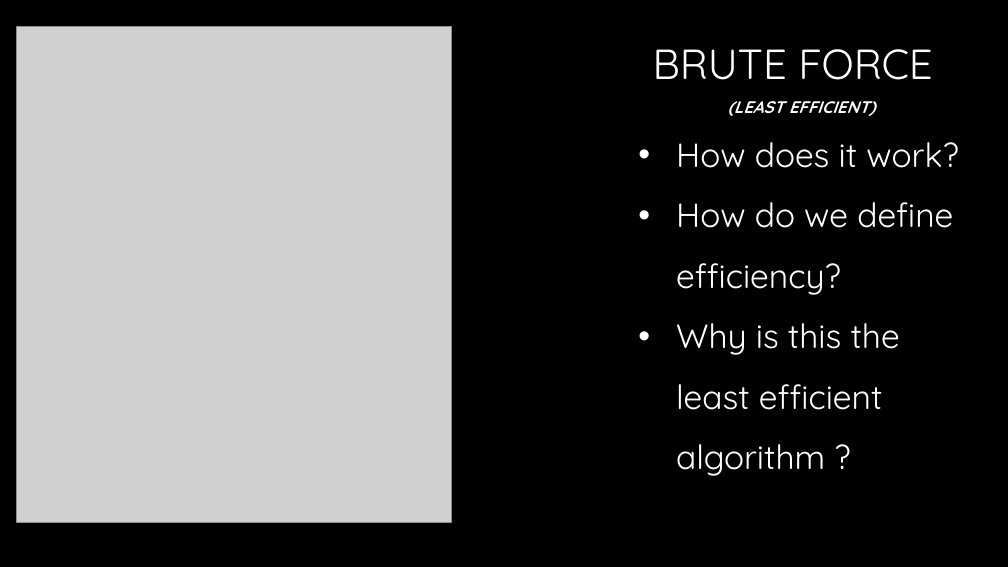
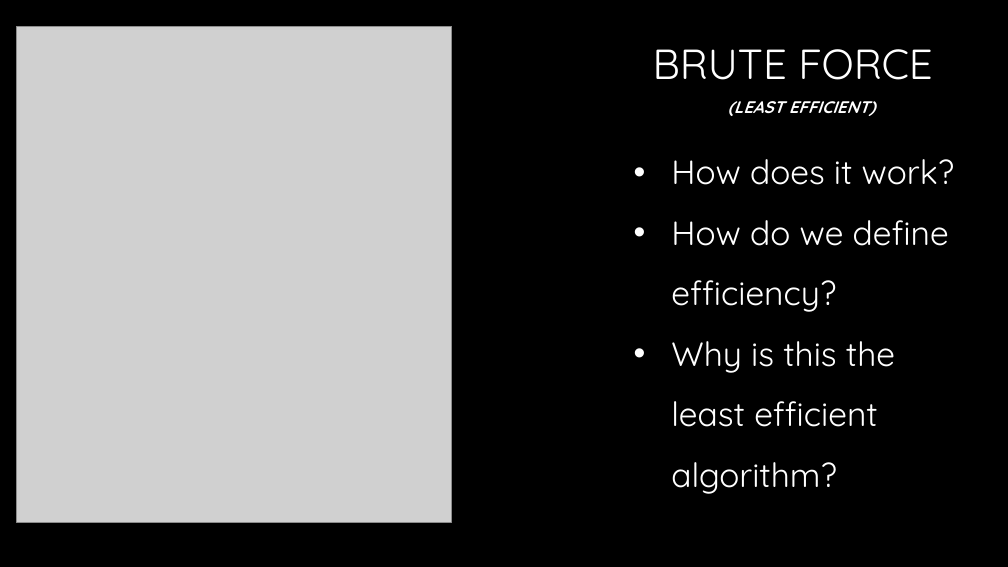
Before and after one commit to Hookz/pentominoes, a slide deck: slide 5 of Pentominoes.pptx. Drawn at 1008x567 pixels with LibreOffice and Linux fonts; fonts in the diff are those of the drawing; grey boxes stand for pictures; background and template pictures are left out. Boxes give left, top, right and bottom in pixels: in the first picture for what was removed or moved away, otherwise in the second. Text is boxed around its words. In the diff, an @@ line names an element or a change of style, - is before the commit and + after.

```diff
--- a/Pentominoes.pptx
+++ b/Pentominoes.pptx
@@ text "How does it work?": place and size @@
-text "How does it work?" at <box>676,142,958,476</box>
+text "How does it work?" at <box>671,159,954,494</box>
@@ text at <box>671,341,895,494</box>: spaces changed @@
-• Why is this the least efficient algorithm ?
+• Why is this the least efficient algorithm?
```
Also in this commit, not shown: 4 other slides changed, 12 slides added, 3 slides removed.
